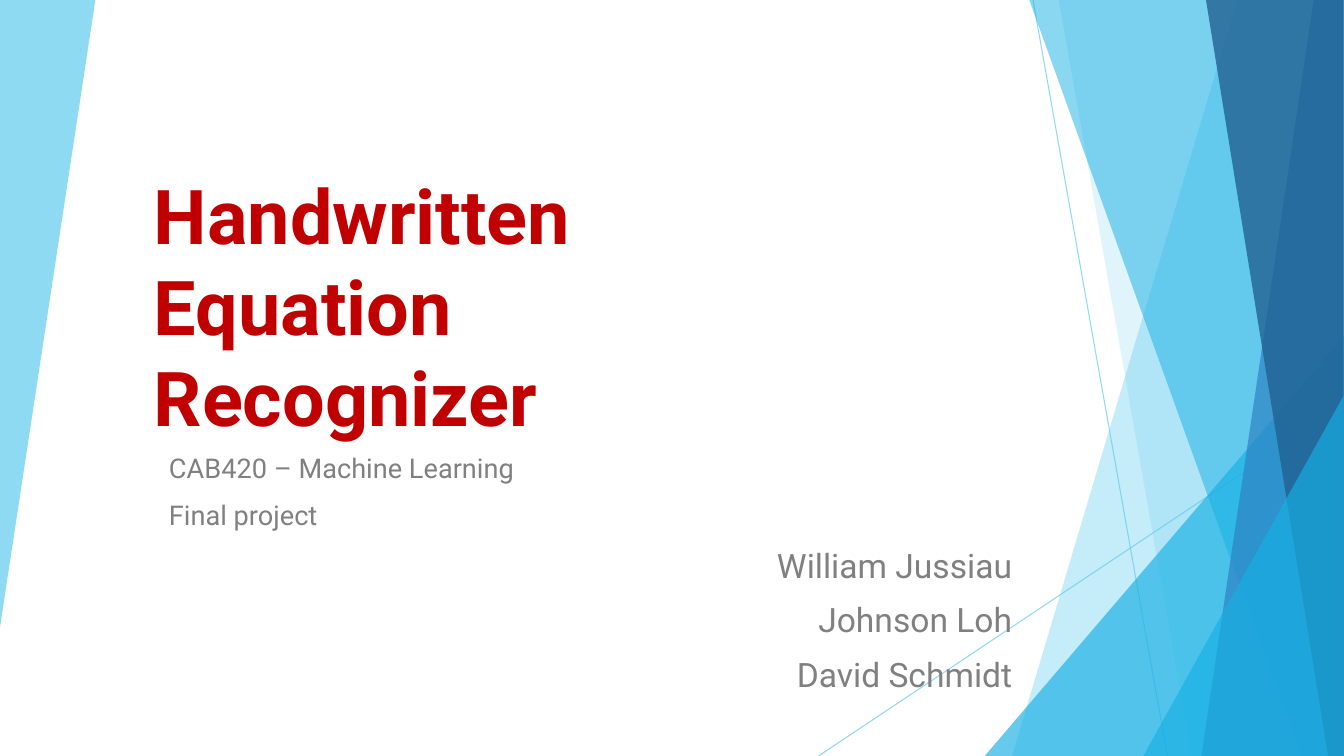
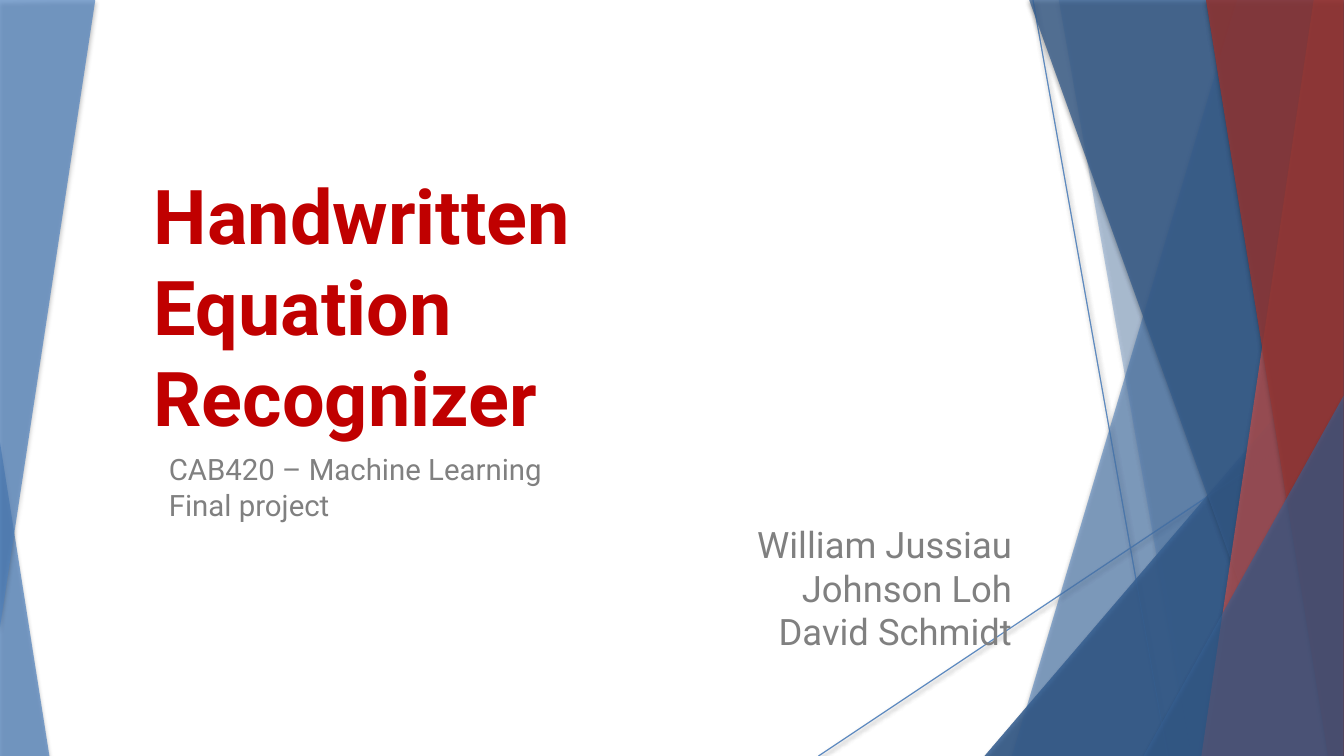
Before and after one commit to DavidS3141/HandwrittenEquationRecognizer, a slide deck: slide 1 of report/presentation/HER - Presentation.pptx. Drawn at 1344x756 pixels with LibreOffice and Linux fonts; fonts in the diff are those of the drawing. Boxes give left, top, right and bottom in pixels: in the first picture for what was removed or moved away, otherwise in the second. Text is boxed around its words. In the diff, an @@ line names an element or a change of style, - is before the commit and + after.

```diff
--- a/report/presentation/HER - Presentation.pptx
+++ b/report/presentation/HER - Presentation.pptx
@@ freeform shape at (0,0,95,627): fill #5FCBEF at 70% opacity to #4F81BD at 70% opacity; shadow on @@
@@ freeform shape at (1012,0,1344,756): fill #5FCBEF at 36% opacity to #4F81BD at 36% opacity; shadow on @@
@@ freeform shape added at (1012,0,1344,756), fill #4F81BD at 36% opacity @@
@@ freeform shape at (1029,0,1344,756): fill #17B0E4 at 50% opacity to #376092 at 50% opacity; shadow on @@
@@ freeform shape added at (1029,0,1344,756), fill #376092 at 50% opacity @@
@@ line (1033, 0) - (1168, 756): stroke #5FCBEF 0.75 pt to #4F81BD 0.74 pt @@
@@ line added from (1033, 0) to (1168, 756), #4F81BD 0.74 pt @@
@@ freeform shape at (1059,0,1344,756): fill #5FCBEF at 20% opacity to #4F81BD at 20% opacity; shadow on; outline redrawn @@
@@ freeform shape added at (1059,0,1344,756), fill #4F81BD at 20% opacity @@
@@ freeform shape at (1202,0,1344,756): fill #2E83C3 at 70% opacity to #C0504D at 70% opacity; shadow on @@
@@ freeform shape added at (1202,0,1344,756), fill #C0504D at 70% opacity @@
@@ freeform shape at (1206,0,1344,756): fill #226292 at 80% opacity to #953735 at 80% opacity; shadow on @@
@@ freeform shape added at (1206,0,1344,756), fill #953735 at 80% opacity @@
@@ triangle at (985,336,1344,756): fill #17B0E4 at 66% opacity to #376092 at 66% opacity; shadow on @@
@@ triangle added at (985,336,1344,756), fill #376092 at 66% opacity @@
@@ line (1344, 406) - (819, 756): stroke #5FCBEF 0.75 pt to #4F81BD 0.74 pt @@
@@ line added from (1344, 406) to (819, 756), #4F81BD 0.74 pt @@
@@ triangle at (1143,396,1344,756): fill #17B0E4 at 66% opacity to #376092 at 66% opacity; shadow on @@
@@ triangle added at (1143,396,1344,756), fill #376092 at 66% opacity @@
@@ triangle added at (0,443,49,756), fill #4F81BD at 70% opacity @@
@@ text "CAB420 – Machine Learning" at (169,458,1012,655): size 19.4 to 21 pt in "CAB420 – Machine Learning", "Final project"; size 24.1 to 26 pt in "William Jussiau", "Johnson Loh", "David Schmidt"; less space between paragraphs @@
```
Also in this commit, not shown: 5 other slides changed, 2 slides added, 2 slides removed.
